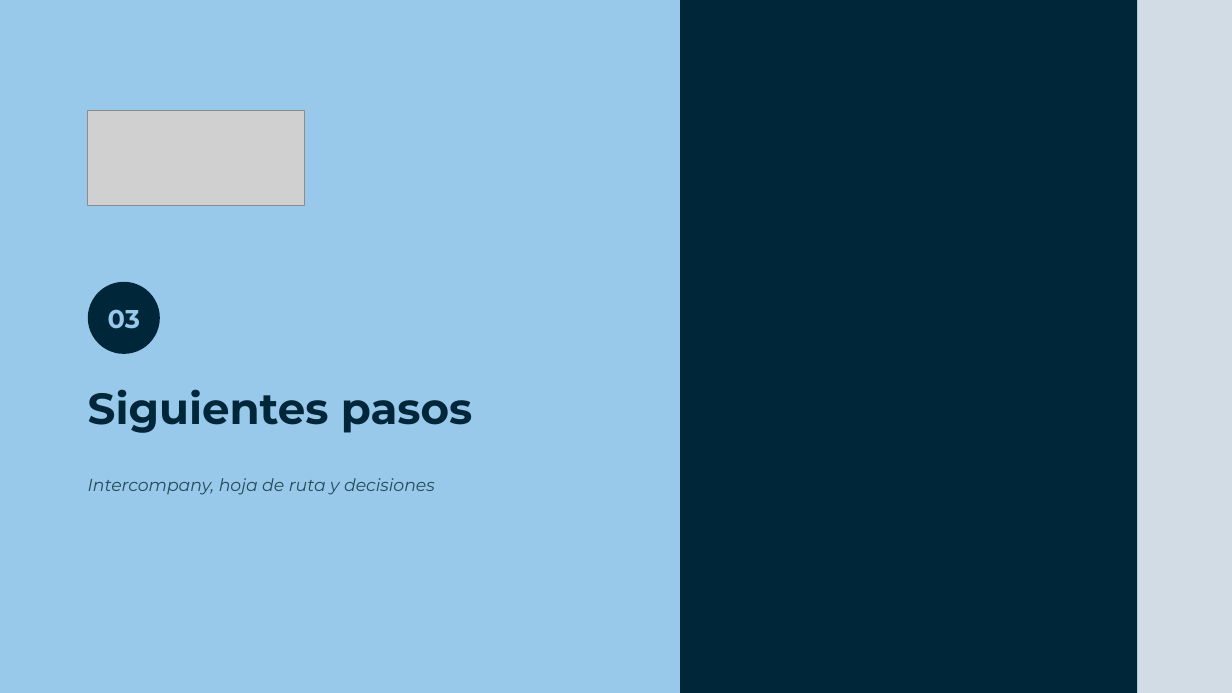
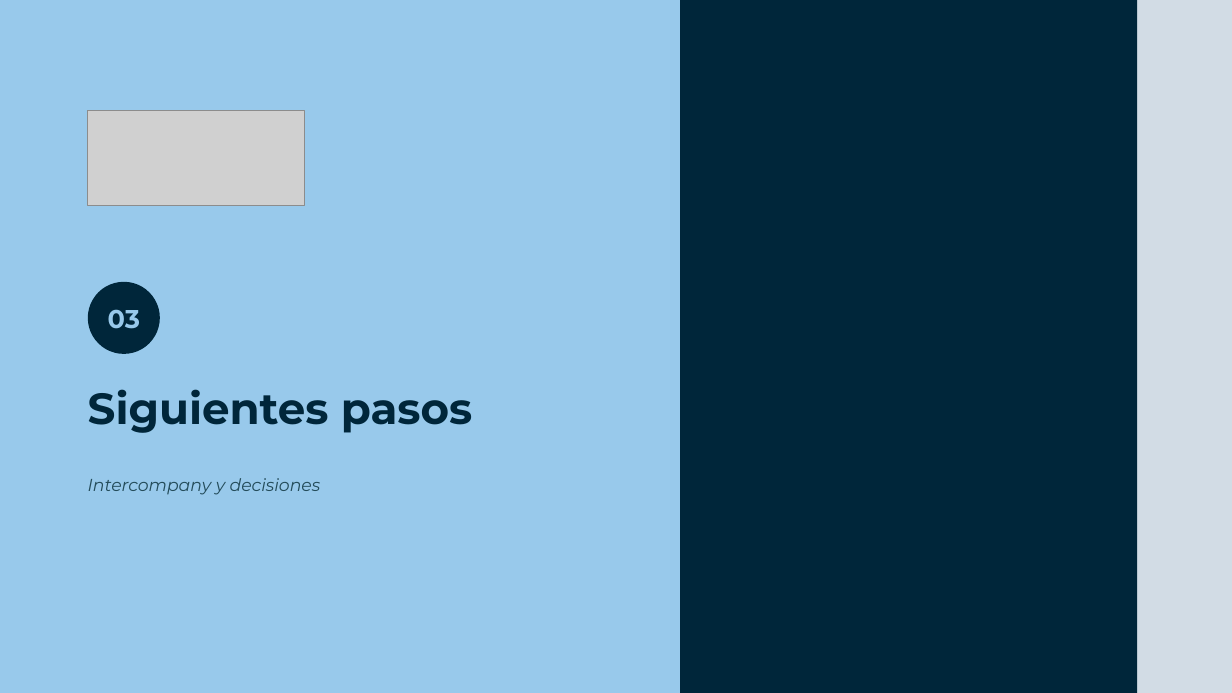
Before and after one commit to Enrique24799/AGSA, a slide deck: slide 11 of presentaciones/P2R_MGT_Ondupack_Direccion.pptx. Drawn at 1232x693 pixels with LibreOffice and Linux fonts; fonts in the diff are those of the drawing; grey boxes stand for pictures; background and template pictures are left out. Boxes give left, top, right and bottom in pixels: in the first picture for what was removed or moved away, otherwise in the second. Text is boxed around its words. In the diff, an @@ line names an element or a change of style, - is before the commit and + after.

```diff
--- a/presentaciones/P2R_MGT_Ondupack_Direccion.pptx
+++ b/presentaciones/P2R_MGT_Ondupack_Direccion.pptx
@@ text at (88,478,321,495): text changed @@
-Intercompany, hoja de ruta y decisiones
+Intercompany y decisiones
```
Also in this commit, not shown: 9 other slides changed, 1 slide removed, 1 other file.
